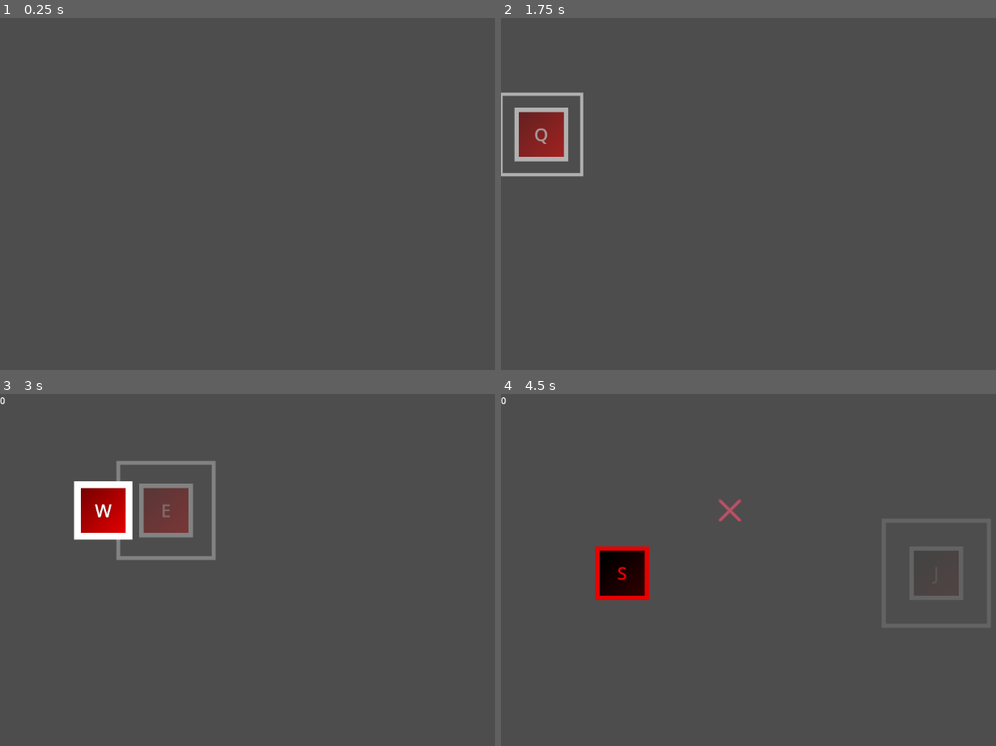
Above: before the commit, frames 1-4 (two rows, left to right).
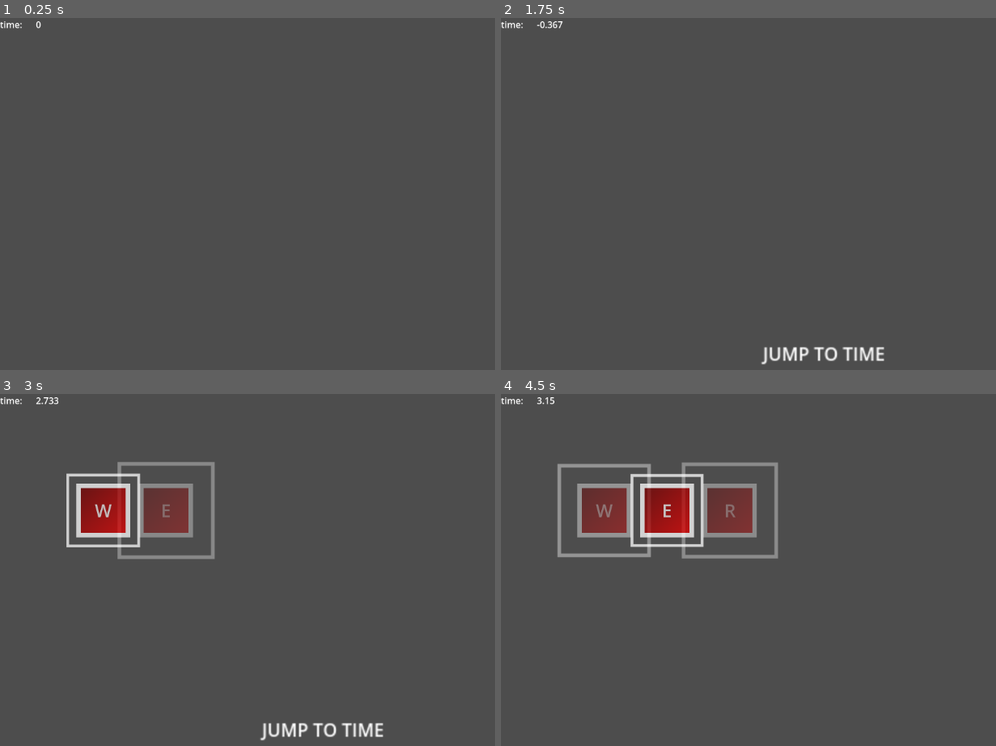
Above: after the commit, the same moments.

Repository: Tab-e-n/tos
Game: Godot game, scene res://editor.tscn
The game is run twice, just before and just after one commit, with the same random seed, the same clock (stepped at 60 frames per second) and the same inputs. Before the commit the project starts from res://main.tscn.
Inputs:
- Up to frame 1 (0.25 s): no input
- Up to frame 2 (1.75 s): tap Enter (enter, bound only after the commit) at 0.5, 0.8, 1.35 s; hold Right (right, bound only after the commit) 0.53-1.28 s; hold Ctrl (ctrl, bound only after the commit) 0.53-1.28 s; tap P (mode_jump, bound only after the commit) at 0.77, 1.07, 1.52 s; hold Left (left, bound only after the commit) from 1.28 s (still down); tap A (mode_add_note, bound only after the commit) at 1.55 s
- Up to frame 3 (3 s): tap P (mode_jump, bound only after the commit) at 1.82 s; release Left (left, bound only after the commit) at 2.03 s; hold Shift (shift, bound only after the commit) 2.03-2.78 s; hold Right (right, bound only after the commit) from 2.03 s (still down); tap A (mode_add_note, bound only after the commit) at 2.1 s; tap Shift (shift, bound only after the commit) at 2.85 s
- Up to frame 4 (4.5 s): tap P (mode_jump, bound only after the commit) at 3.02, 3.05, 3.32, 3.6, 3.77, 4.07 s; release Right (right, bound only after the commit) at 3.53 s; hold Ctrl (ctrl, bound only after the commit) 3.53-4.28 s; hold Left (left, bound only after the commit) from 3.53 s (still down); tap Escape (esc, bound only after the commit) at 4.15 s; tap Ctrl (ctrl, bound only after the commit) at 4.35 s

The runs differ from the first frame. In frame 1, less than 0.1% of the frame differs, in the area x 0-9%, y 0-3%; in frame 2, 2.9%; in frame 3, 3.2%; in frame 4, 8.5%, in the area x 0-57%, y 0-59%.

Commit message:
Editor Beginnings

Diff:
--- a/Tos/chart.gd
+++ b/Tos/chart.gd
@@ -2,6 +2,8 @@
 
 var notes : Dictionary = {
 	#hit_time : [note_type, key_type, pallete], duration],
+	1 : [1, 10, 0],
+	1.0001 : [1, 11, 0],
 	2 : [0, 0, 0],
 	3 : [0, 1, 0],
 	3.4 : [0, 2, 0],
--- /dev/null
+++ b/Tos/editor.gd
@@ -0,0 +1,98 @@
+extends NoteControl
+
+enum {MODE_ADD_NOTE, MODE_COMMANDS, MODE_JUMP}
+var mode : int = MODE_COMMANDS
+var command_argument : String = ""
+
+func _ready():
+	botplay = true
+
+	#print(notes)
+
+func change_timer(delta : float):
+	var time_warp : float = 1
+	var shift : bool = Input.is_action_pressed("shift")
+	var ctrl : bool = Input.is_action_pressed("ctrl")
+	if shift:
+		time_warp = 4
+	if Input.is_action_pressed("left") and !ctrl:
+		timer -= delta * time_warp
+	if Input.is_action_pressed("right") and !ctrl:
+		timer += delta * time_warp
+	if Input.is_action_just_pressed("skip_backward"):
+		timer -= 10 * time_warp
+	if Input.is_action_just_pressed("skip_foward"):
+		timer += 10 * time_warp
+	$timer.text = String.num(snapped(timer, 0.001))
+	#print("main ", timer)
+
+func check_and_create_notes():
+	input_modeless()
+	match mode:
+		MODE_ADD_NOTE:
+			$mode.text = "[center]ADD/REMOVE NOTE[/center]"
+			input_mode_add_note()
+		MODE_COMMANDS:
+			$mode.text = ""
+			input_mode_commands()
+		MODE_JUMP:
+			$mode.text = "[center]JUMP TO TIME[/center]"
+			input_mode_jump()
+
+	for i in notes.keys():
+		var breakout : bool = false
+		for j in get_children():
+			if j is Note:
+				if j.hit_time == i:
+					breakout = true
+					break
+		if breakout:
+			continue
+		if notes[i][0] == 2:
+			if timer > float(i) - 1 and timer < float(i) + notes[i][3] + 0.25:
+				make_note(float(i), notes[i][0], notes[i][1], notes[i][2], notes[i][3])
+		else:
+			if timer > float(i) - 1 and timer < float(i) + 0.25:
+				make_note(float(i), notes[i][0], notes[i][1], notes[i][2])
+			#print(i)
+			#notes.erase(i)
+
+func input_mode_add_note():
+	for i in inputs.size():
+		if inputs[i].as_text() in note_letters and inputs[i].pressed:
+			pass
+
+func input_mode_commands():
+	if Input.is_action_just_pressed("mode_add_note"):
+		mode = MODE_ADD_NOTE
+	if Input.is_action_just_pressed("mode_jump"):
+		mode = MODE_JUMP
+
+func input_mode_jump():
+	text_edit(["1", "2", "3", "4", "5", "6", "7", "8", "9", "0", "."])
+	$mode_extra.text = "[center]" + command_argument + "[/center]"
+	if Input.is_action_just_pressed("enter"):
+		if command_argument.count(".") > 1:
+			$mode_extra.text = ""
+			command_argument = ""
+			mode = MODE_COMMANDS
+		else:
+			timer = float(command_argument)
+			$mode_extra.text = ""
+			command_argument = ""
+			mode = MODE_COMMANDS
+
+func input_modeless():
+	if Input.is_action_just_pressed("esc"):
+		$mode_extra.text = ""
+		command_argument = ""
+		mode = MODE_COMMANDS
+
+func text_edit(text_allowed : Array):
+	for i in inputs.size():
+		if String.chr(inputs[i].unicode) in text_allowed and inputs[i].pressed:
+			command_argument += String.chr(inputs[i].unicode)
+
+func accuracy_text(acc_percent):
+	var acc_number : float = round(acc_percent * 10000) / 100
+	#$accuracy.text = String.num(acc_number)
--- /dev/null
+++ b/Tos/editor.tscn
@@ -0,0 +1,33 @@
+[gd_scene load_steps=2 format=3 uid="uid://j20ug6gpf35"]
+
+[ext_resource type="Script" path="res://editor.gd" id="1_gnj8p"]
+
+[node name="editor" type="Node2D"]
+script = ExtResource("1_gnj8p")
+
+[node name="explanation" type="RichTextLabel" parent="."]
+offset_right = 64.0
+offset_bottom = 64.0
+text = "time:"
+
+[node name="timer" type="RichTextLabel" parent="."]
+offset_left = 64.0
+offset_right = 384.0
+offset_bottom = 32.0
+
+[node name="mode" type="RichTextLabel" parent="."]
+offset_top = 576.0
+offset_right = 577.0
+offset_bottom = 608.0
+scale = Vector2(1.99601, 1.99668)
+bbcode_enabled = true
+text = "[center]MODE[/center]"
+scroll_active = false
+
+[node name="mode_extra" type="RichTextLabel" parent="."]
+offset_left = 448.0
+offset_top = 544.0
+offset_right = 704.0
+offset_bottom = 576.0
+bbcode_enabled = true
+scroll_active = false
--- a/Tos/main.tscn
+++ b/Tos/main.tscn
@@ -1,10 +1,9 @@
 [gd_scene load_steps=2 format=3 uid="uid://be8qo0tcdpj42"]
 
-[ext_resource type="Script" path="res://gameplay.gd" id="1_8ldro"]
+[ext_resource type="Script" path="res://note_control.gd" id="1_l7uvl"]
 
 [node name="main" type="Node2D"]
-script = ExtResource("1_8ldro")
-approach = 3
+script = ExtResource("1_l7uvl")
 
 [node name="accuracy" type="RichTextLabel" parent="."]
 offset_right = 376.0
--- a/Tos/note.gd
+++ b/Tos/note.gd
@@ -8,11 +8,13 @@
 @export var pallete : int = 0
 @export var should_input_be_pressed = true
 @export var should_delete_self : bool = true
+@export var botplay : bool = false
 
 var key : String = "Q"
 var appearence : float = 0
 var disappearence : float = 0
 var pressed : bool = false
+var pressed_time : float = 0
 
 @onready var root : Node = get_tree().current_scene
 
@@ -34,60 +36,78 @@
 	if appearence <= 1 and root.timer < hit_time:
 		_start_interval(appearence)
 
-	if appearence < 1 - root.INPUT_DROP_TIME and root.timer > hit_time:
-		if !pressed:
-			pressed = true
-			_miss()
+	if !botplay:
+		if appearence < 1 - root.INPUT_DROP_TIME and root.timer > hit_time:
+			if !pressed:
+				pressed = true
+				pressed_time = root.timer
+				_miss()
 
-	if pressed:
-		disappearence += delta * 4
-		_end_interval(disappearence)
+		if !pressed and root.timer > hit_time:
+			_middle_interval()
+
+		if pressed:
+			disappearence = root.disappearecne_equation(pressed_time)
+			_end_interval(disappearence)
+	else:
+		if root.timer > hit_time:
+			disappearence = root.disappearecne_equation(hit_time)
+			_end_interval(disappearence)
 
 	if disappearence >= 1 and should_delete_self:
 		queue_free()
 
+	if appearence < 0 and should_delete_self:
+		queue_free()
+
 	z_index += 1
 
-	var input : InputEventKey = InputEventKey.new()
-	var input_pressed_exists : bool = false
-	var input_released_exists : bool = false
-	if !pressed and appearence > 1 - root.INPUT_DROP_TIME:
-		var pops : int = 0
-		for i in root.inputs.size():
-			if root.inputs[i - pops].as_text() == key and root.inputs[i - pops].pressed == should_input_be_pressed:
-				input = root.inputs.pop_at(i - pops)
-				pops += 1
-				if should_input_be_pressed:
-					input_pressed_exists = true
-				else:
-					input_released_exists = true
-				break;
+	if !botplay:
+		var input : InputEventKey = InputEventKey.new()
+		var input_pressed_exists : bool = false
+		var input_released_exists : bool = false
+		if !pressed and appearence > 1 - root.INPUT_DROP_TIME:
+			var pops : int = 0
+			for i in root.inputs.size():
+				if root.inputs[i - pops].as_text() == key and root.inputs[i - pops].pressed == should_input_be_pressed:
+					input = root.inputs.pop_at(i - pops)
+					pops += 1
+					if should_input_be_pressed:
+						input_pressed_exists = true
+					else:
+						input_released_exists = true
+					break;
 
-	if input_pressed_exists:
-		_hit()
-		if appearence > 1 - root.HIT_300:
-			_hit_300()
-		elif appearence > 1 - root.HIT_100:
-			_hit_100()
-		elif appearence > 1 - root.HIT_50:
-			_hit_50()
-		else:
-			_hit_0()
-		pressed = true
+		if input_pressed_exists:
+			_hit()
+			if appearence > 1 - root.HIT_300:
+				_hit_300()
+			elif appearence > 1 - root.HIT_100:
+				_hit_100()
+			elif appearence > 1 - root.HIT_50:
+				_hit_50()
+			else:
+				_hit_0()
+			pressed = true
+			pressed_time = root.timer
 
-	if input_released_exists:
-		_released()
-		if appearence > 1 - root.HIT_300:
-			_released_300()
-		elif appearence > 1 - root.HIT_100:
-			_released_100()
-		elif appearence > 1 - root.HIT_50:
-			_released_50()
-		else:
-			_released_0()
-		pressed = true
+		if input_released_exists:
+			_released()
+			if appearence > 1 - root.HIT_300:
+				_released_300()
+			elif appearence > 1 - root.HIT_100:
+				_released_100()
+			elif appearence > 1 - root.HIT_50:
+				_released_50()
+			else:
+				_released_0()
+			pressed = true
+			pressed_time = root.timer
 
 func _start_interval(appearence : float):
+	pass
+
+func _middle_interval():
 	pass
 
 func _end_interval(disappearence : float):
--- a/Tos/gameplay.gd
+++ b/Tos/note_control.gd
@@ -1,3 +1,4 @@
+class_name NoteControl
 extends Node2D
 
 
@@ -36,18 +37,14 @@
 	Vector2(682, 384),
 	Vector2(794, 384),
 ]
-const note_palletes : Array = [
+
+@export var note_palletes : Array = [
 	Color(0.9, 0, 0, 1),
 ]
-
-
 @export var difficulty : int = 0
 @export var approach : int = 0
+@export var botplay : bool = false
 
-var HIT_300 : float = 0.080
-var HIT_100 : float = 0.160
-var HIT_50 : float = 0.200
-var INPUT_DROP_TIME : float = 0.280
 
 var timer : float = 0
 var inputs : Array = []
@@ -56,13 +53,14 @@
 var point_amount : int = 0
 var hit_note_amount : int = 0
 
+@onready var HIT_300 : float = 0.080 - 0.004 * difficulty
+@onready var HIT_100 : float = 0.160 - 0.008 * difficulty
+@onready var HIT_50 : float = 0.200 - 0.010 * difficulty
+@onready var INPUT_DROP_TIME : float = 0.280 - 0.014 * difficulty
 @onready var notes : Dictionary = Chart.notes.duplicate()
 
 func _ready():
-	HIT_300 -= 0.004 * difficulty
-	HIT_100 -= 0.008 * difficulty
-	HIT_50 -= 0.010 * difficulty
-	INPUT_DROP_TIME -= 0.014 * difficulty
+	pass
 
 	#print(notes)
 
@@ -71,9 +69,19 @@
 		inputs.append(event.duplicate())
 
 func _process(delta):
+	change_timer(delta)
+
+	check_and_create_notes()
+
+	call_deferred("_idle")
+
+func _idle():
+	inputs.clear()
+
+func change_timer(delta : float):
 	timer += delta
-	#print("main ", timer)
 
+func check_and_create_notes():
 	for i in notes.keys():
 		if float(i) < timer + 1:
 			if notes[i].size() == 3:
@@ -81,11 +89,6 @@
 			if notes[i].size() == 4:
 				make_note(float(i), notes[i][0], notes[i][1], notes[i][2], notes[i][3])
 			notes.erase(i)
-
-	call_deferred("_idle")
-
-func _idle():
-	inputs.clear()
 
 func make_note(hit_time : float, note_type : int, key : int, pallete : int, duration : int = 0):
 	var new_note : Note
@@ -99,15 +102,17 @@
 
 	new_note.key_number = key
 	new_note.pallete = pallete
+	new_note.hit_time = hit_time
 	if note_type == 2:
-		new_note.start_time = hit_time
 		new_note.end_time = hit_time + duration
-	else:
-		new_note.hit_time = hit_time
+	new_note.botplay = botplay
 	add_child(new_note)
 
 func appearence_equation(hit_time : float):
 	return 1 - abs(timer - hit_time) * (1 + float(approach) / 4)
+
+func disappearecne_equation(pass_time : float):
+	return (timer - pass_time) * 4
 
 func calculate_accuracy():
 	var acc_percent : float = float(overall_points) / float(point_amount * 30)
--- a/Tos/note_hold.gd
+++ b/Tos/note_hold.gd
@@ -3,7 +3,6 @@
 # Basic note that the player has to hold
 
 #@export var key_number : int = 0
-@export var start_time : float = 2
 @export var end_time : float = 3
 #@export var pallete : int = 0
 
@@ -57,23 +56,28 @@
 	add_child(main)
 
 	note_start.key_number = key_number
-	note_start.hit_time = start_time
+	note_start.hit_time = hit_time
 	note_start.pallete = pallete
+	note_start.botplay = botplay
 	add_child(note_start)
 
 	note_end.key_number = key_number
 	note_end.hit_time = end_time
 	note_end.pallete = pallete
+	note_end.botplay = botplay
 	add_child(note_end)
 
 func _process(delta):
-	if root.timer < start_time:
-		appearence = root.appearence_equation(start_time)
+	if root.timer < hit_time:
+		appearence = root.appearence_equation(hit_time)
 		_start_interval(appearence)
+
+		if appearence < 0:
+			queue_free()
 	elif root.timer < end_time:
-		_middle_interval((root.timer - start_time) / (end_time - start_time))
+		_middle_interval()
 
-		if !failed_holding and note_start.appearence < 1 - root.INPUT_DROP_TIME and note_end.appearence < 1 - root.INPUT_DROP_TIME:
+		if !botplay and !failed_holding and note_start.appearence < 1 - root.INPUT_DROP_TIME and note_end.appearence < 1 - root.INPUT_DROP_TIME:
 			var input : InputEventKey = InputEventKey.new()
 			var input_released_exists : bool = false
 			var pops : int = 0
@@ -88,8 +92,8 @@
 				note_pressed(0)
 				failed_holding = true
 	if root.timer > end_time:
-		if !done and hit:
-			if !failed_holding:
+		if !botplay and !done and hit:
+			if !failed_holding and note_combined_points > 0:
 				note_pressed(20)
 			var average : int = note_combined_points / 3
 			#print("avr: ", average)
@@ -103,12 +107,12 @@
 				average = 30
 			done = true
 			root.note_pressed(average, position + Vector2(48, 48))
-	if done:
-		disappearence += delta * 4
+		disappearence = root.disappearecne_equation(end_time)
 		_end_interval(disappearence)
 
 	if disappearence >= 1:
 		queue_free()
+
 
 	z_index += 1
 
@@ -145,13 +149,13 @@
 	duration.modulate.a = 0.6 * time
 	#print("start ", time)
 
-func _middle_interval(time : float):
+func _middle_interval():
 	inside.modulate.a = 1
 	border.modulate.a = 1
 	main.modulate.a = 1
 	duration.modulate.a = 0.6
 
-	duration.time = time
+	duration.time = (root.timer - hit_time) / (end_time - hit_time)
 	#print("middle ", time)
 
 func _end_interval(time : float):
--- a/Tos/note_hold_end.gd
+++ b/Tos/note_hold_end.gd
@@ -8,6 +8,7 @@
 
 func _note_ready():
 	should_input_be_pressed = false
+	should_delete_self = false
 
 	hit_circle.texture = preload("res://HoldHitCircleEnd.png")
 	hit_circle.position = Vector2(48, 48)
@@ -23,10 +24,14 @@
 	hit_circle.scale = Vector2(2 - appearence, 2 - appearence)
 
 
+func _middle_interval():
+	hit_circle.modulate.a = 1
+	hit_circle.scale = Vector2(1, 1)
+
+
 func _end_interval(disappearence : float):
 	hit_circle.modulate.a = 1 - disappearence
-	hit_circle.scale.x = disappearence
-	hit_circle.scale.y = disappearence
+	hit_circle.scale = Vector2(1 + disappearence, 1 + disappearence)
 
 
 func _released_300():
--- a/Tos/note_hold_start.gd
+++ b/Tos/note_hold_start.gd
@@ -23,10 +23,14 @@
 	hit_circle.scale = Vector2(2 - appearence, 2 - appearence)
 
 
+func _middle_interval():
+	hit_circle.modulate.a = 1
+	hit_circle.scale = Vector2(1, 1)
+
+
 func _end_interval(disappearence : float):
 	hit_circle.modulate.a = 1 - disappearence
-	hit_circle.scale.x = disappearence
-	hit_circle.scale.y = disappearence
+	hit_circle.scale = Vector2(1 + disappearence, 1 + disappearence)
 
 
 func _hit_300():
--- a/Tos/note_mine.gd
+++ b/Tos/note_mine.gd
@@ -55,10 +55,15 @@
 	border.modulate.a = appearence
 	main.modulate.a = appearence
 
+func _middle_interval():
+	inside.modulate.a = 1
+	border.modulate.a = 1
+	main.modulate.a = 1
+
 func _end_interval(disappearence : float):
 	inside.modulate.a = 1 - disappearence
 	border.modulate.a = 1 - disappearence
 	main.modulate.a = 1 - disappearence
 
 func _hit():
-	root.note_pressed_normal(0, position + Vector2(48, 48))
+	root.note_pressed(0, position + Vector2(48, 48))
--- a/Tos/note_normal.gd
+++ b/Tos/note_normal.gd
@@ -62,10 +62,6 @@
 	main.modulate.a = 0
 	add_child(main)
 
-	#sprite = Sprite2D.new()
-	#sprite.modulate.a = 0
-	#sprite.texture = preload("res://icon.svg")
-	#add_child(sprite)
 
 func _start_interval(appearence : float):
 	inside.modulate.a = appearence
@@ -74,25 +70,38 @@
 	hit_circle.modulate.a = appearence
 	hit_circle.scale = Vector2(2 - appearence, 2 - appearence)
 
+
+func _middle_interval():
+	inside.modulate.a = 1
+	border.modulate.a = 1
+	main.modulate.a = 1
+	hit_circle.modulate.a = 1
+	hit_circle.scale = Vector2(1, 1)
+
+
 func _end_interval(disappearence : float):
 	inside.modulate.a = 1 - disappearence
 	border.modulate.a = 1 - disappearence
 	main.modulate.a = 1 - disappearence
 	hit_circle.modulate.a = 1 - disappearence
-	hit_circle.scale.x = disappearence
-	hit_circle.scale.y = disappearence
+	hit_circle.scale = Vector2(1 + disappearence, 1 + disappearence)
+
 
 func _hit_300():
 	root.note_pressed(30, position + Vector2(48, 48))
 
+
 func _hit_100():
 	root.note_pressed(10, position + Vector2(48, 48))
+
 
 func _hit_50():
 	root.note_pressed(5, position + Vector2(48, 48))
 
+
 func _hit_0():
 	root.note_pressed(0, position + Vector2(48, 48))
 
+
 func _miss():
 	root.note_pressed(0, position + Vector2(48, 48))
--- a/Tos/project.godot
+++ b/Tos/project.godot
@@ -11,7 +11,7 @@
 [application]
 
 config/name="Tos"
-run/main_scene="res://main.tscn"
+run/main_scene="res://editor.tscn"
 config/features=PackedStringArray("4.0", "Mobile")
 config/icon="res://icon.svg"
 
@@ -24,6 +24,59 @@
 window/size/viewport_height=640
 window/size/resizable=false
 
+[input]
+
+left={
+"deadzone": 0.5,
+"events": [Object(InputEventKey,"resource_local_to_scene":false,"resource_name":"","device":-1,"window_id":0,"alt_pressed":false,"shift_pressed":false,"ctrl_pressed":false,"meta_pressed":false,"pressed":false,"keycode":0,"physical_keycode":4194319,"key_label":0,"unicode":0,"echo":false,"script":null)
+]
+}
+right={
+"deadzone": 0.5,
+"events": [Object(InputEventKey,"resource_local_to_scene":false,"resource_name":"","device":-1,"window_id":0,"alt_pressed":false,"shift_pressed":false,"ctrl_pressed":false,"meta_pressed":false,"pressed":false,"keycode":0,"physical_keycode":4194321,"key_label":0,"unicode":0,"echo":false,"script":null)
+]
+}
+shift={
+"deadzone": 0.5,
+"events": [Object(InputEventKey,"resource_local_to_scene":false,"resource_name":"","device":-1,"window_id":0,"alt_pressed":false,"shift_pressed":false,"ctrl_pressed":false,"meta_pressed":false,"pressed":false,"keycode":0,"physical_keycode":4194325,"key_label":0,"unicode":0,"echo":false,"script":null)
+]
+}
+ctrl={
+"deadzone": 0.5,
+"events": [Object(InputEventKey,"resource_local_to_scene":false,"resource_name":"","device":-1,"window_id":0,"alt_pressed":false,"shift_pressed":false,"ctrl_pressed":false,"meta_pressed":false,"pressed":false,"keycode":0,"physical_keycode":4194326,"key_label":0,"unicode":0,"echo":false,"script":null)
+]
+}
+esc={
+"deadzone": 0.5,
+"events": [Object(InputEventKey,"resource_local_to_scene":false,"resource_name":"","device":-1,"window_id":0,"alt_pressed":false,"shift_pressed":false,"ctrl_pressed":false,"meta_pressed":false,"pressed":false,"keycode":0,"physical_keycode":4194305,"key_label":0,"unicode":0,"echo":false,"script":null)
+]
+}
+enter={
+"deadzone": 0.5,
+"events": [Object(InputEventKey,"resource_local_to_scene":false,"resource_name":"","device":-1,"window_id":0,"alt_pressed":false,"shift_pressed":false,"ctrl_pressed":false,"meta_pressed":false,"pressed":false,"keycode":0,"physical_keycode":4194309,"key_label":0,"unicode":0,"echo":false,"script":null)
+]
+}
+skip_foward={
+"deadzone": 0.5,
+"events": [Object(InputEventKey,"resource_local_to_scene":false,"resource_name":"","device":-1,"window_id":0,"alt_pressed":false,"shift_pressed":false,"ctrl_pressed":true,"meta_pressed":false,"pressed":false,"keycode":0,"physical_keycode":4194321,"key_label":0,"unicode":0,"echo":false,"script":null)
+]
+}
+skip_backward={
+"deadzone": 0.5,
+"events": [Object(InputEventKey,"resource_local_to_scene":false,"resource_name":"","device":-1,"window_id":0,"alt_pressed":false,"shift_pressed":false,"ctrl_pressed":true,"meta_pressed":false,"pressed":false,"keycode":0,"physical_keycode":4194319,"key_label":0,"unicode":0,"echo":false,"script":null)
+]
+}
+mode_add_note={
+"deadzone": 0.5,
+"events": [Object(InputEventKey,"resource_local_to_scene":false,"resource_name":"","device":-1,"window_id":0,"alt_pressed":false,"shift_pressed":false,"ctrl_pressed":false,"meta_pressed":false,"pressed":false,"keycode":0,"physical_keycode":65,"key_label":0,"unicode":97,"echo":false,"script":null)
+]
+}
+mode_jump={
+"deadzone": 0.5,
+"events": [Object(InputEventKey,"resource_local_to_scene":false,"resource_name":"","device":-1,"window_id":0,"alt_pressed":false,"shift_pressed":false,"ctrl_pressed":false,"meta_pressed":false,"pressed":false,"keycode":0,"physical_keycode":80,"key_label":0,"unicode":112,"echo":false,"script":null)
+]
+}
+
 [rendering]
 
 renderer/rendering_method="mobile"
